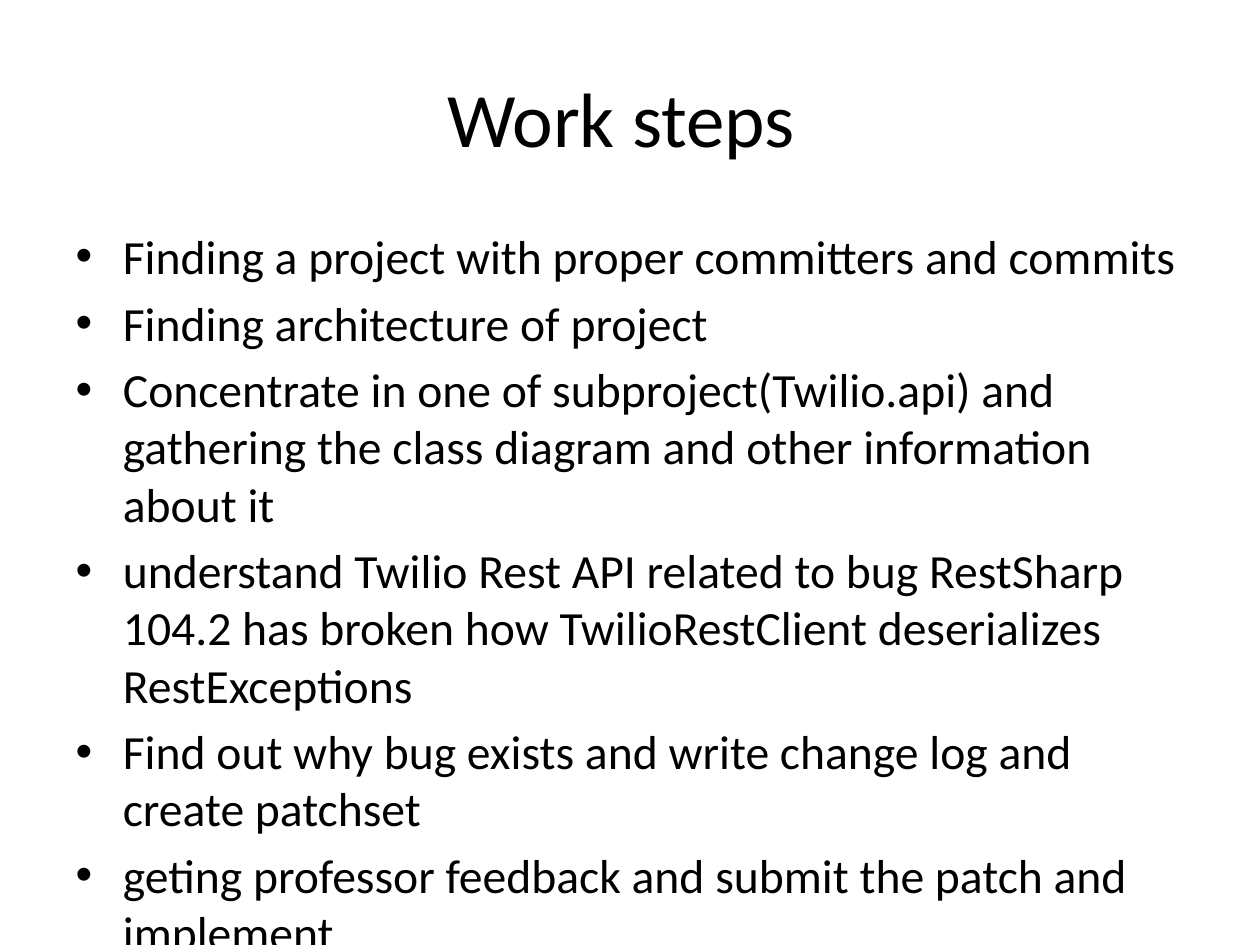
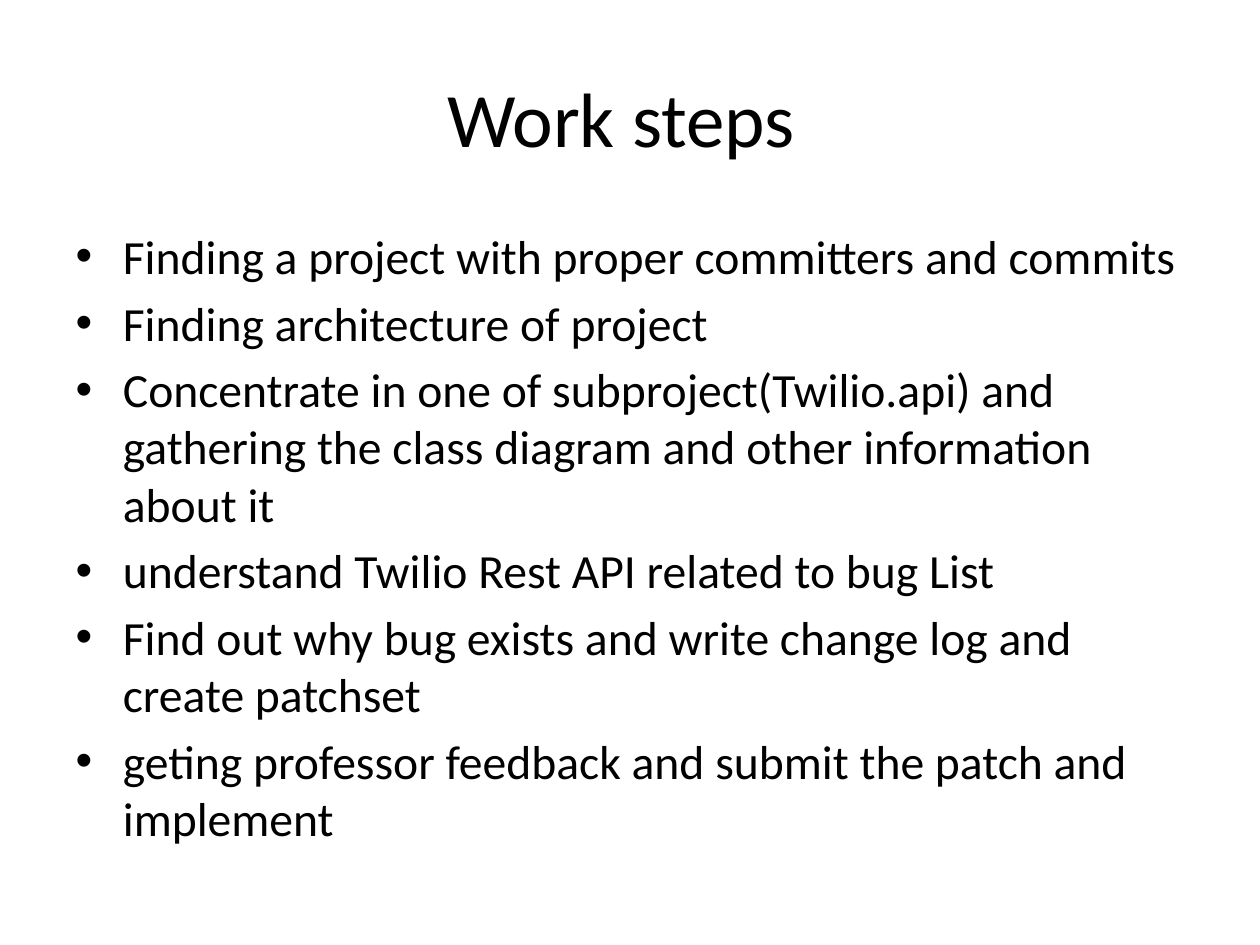
Before and after one commit to manouchehr/SOEN691_AZIZI, a slide deck: slide 2 of Architecture/ReadMe.pptx. Drawn at 1260x945 pixels with LibreOffice and Linux fonts; fonts in the diff are those of the drawing. Boxes give left, top, right and bottom in pixels: in the first picture for what was removed or moved away, otherwise in the second. Text is boxed around its words. In the diff, an @@ line names an element or a change of style, - is before the commit and + after.

```diff
--- a/Architecture/ReadMe.pptx
+++ b/Architecture/ReadMe.pptx
@@ text at bbox=[123, 555, 994, 597]: text changed @@
-• understand Twilio Rest API related to bug RestSharp 104.2 has broken how TwilioRestClient deserializes RestExceptions
+• understand Twilio Rest API related to bug List
```
Also in this commit, not shown: 9 slides added, 1 slide removed, 1 other file.
